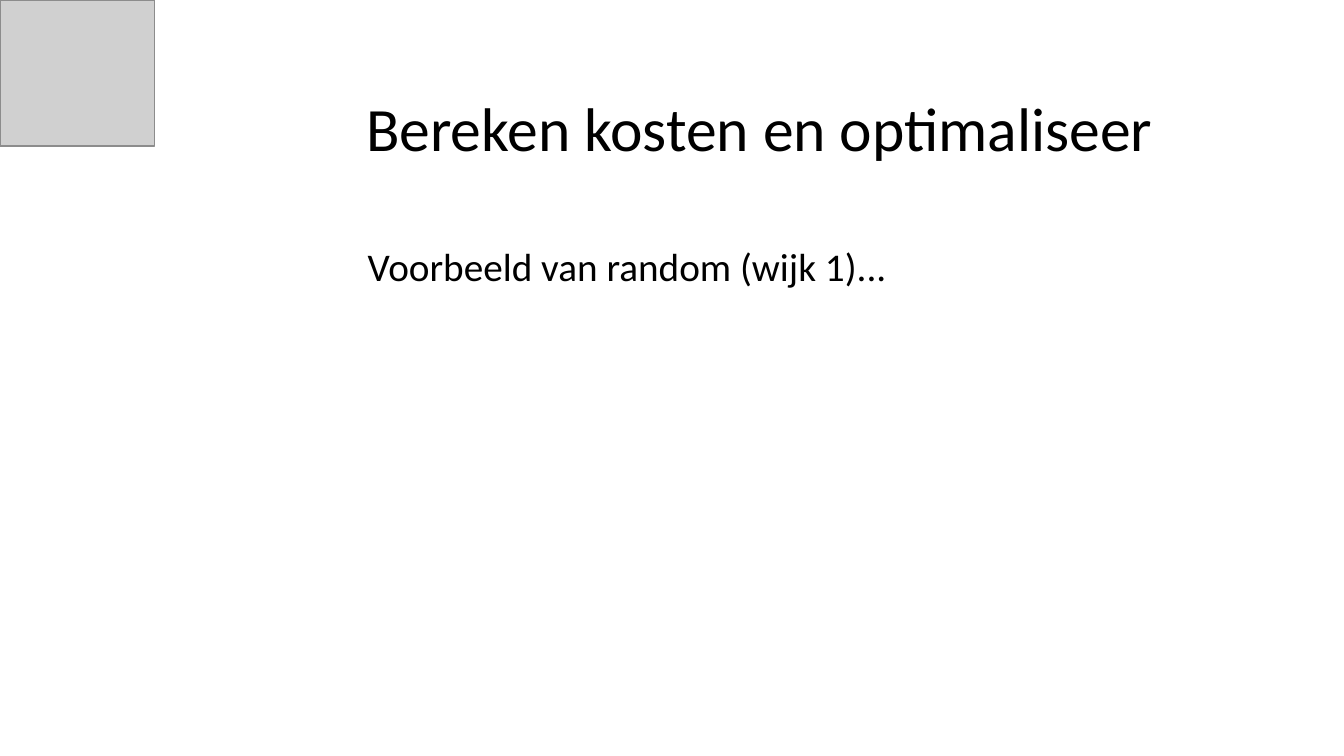
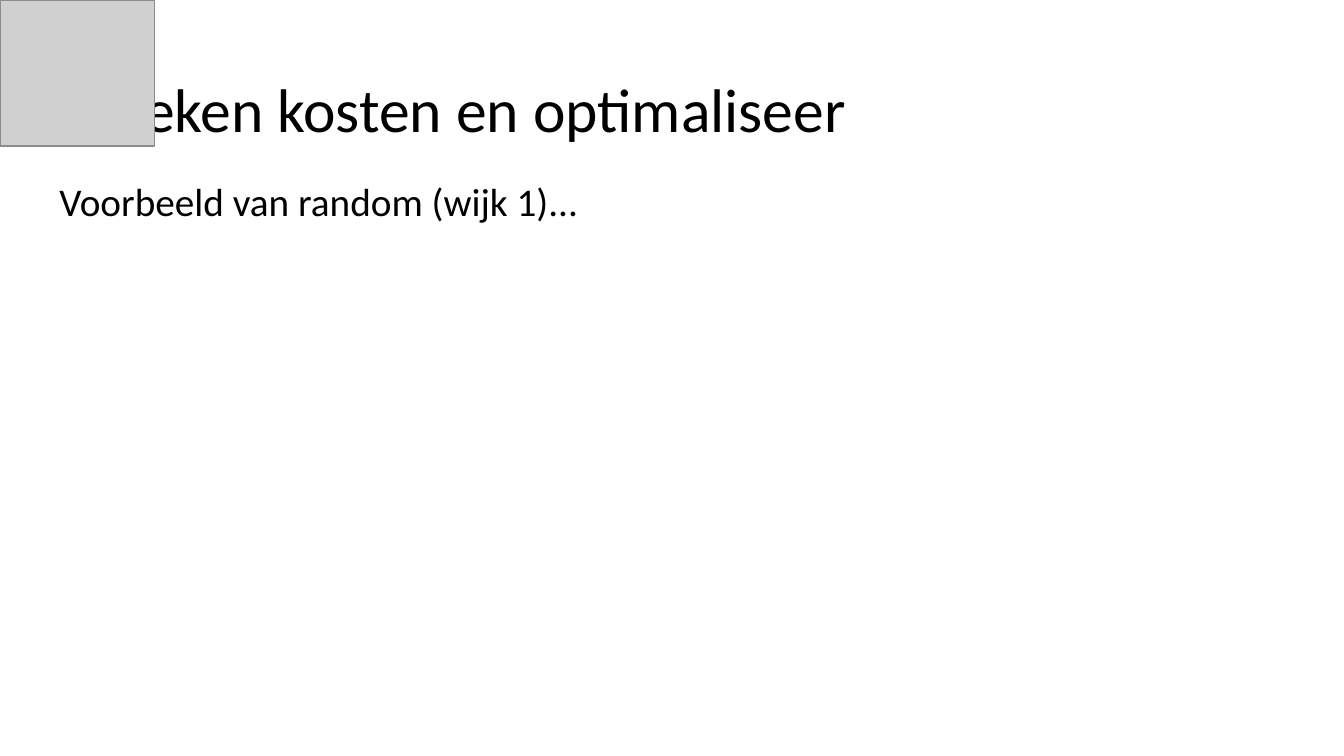
Before and after one commit to yoghurthoek/sunny_storage, a slide deck: slide 8 of Presentations/Presentatie 6 vrijdag 24 mei (eindpresentatie).pptx. Drawn at 1344x756 pixels with LibreOffice and Linux fonts; fonts in the diff are those of the drawing; grey boxes stand for pictures. Boxes give left, top, right and bottom in pixels: in the first picture for what was removed or moved away, otherwise in the second. Text is boxed around its words. In the diff, an @@ line names an element or a change of style, - is before the commit and + after.

```diff
--- a/Presentations/Presentatie 6 vrijdag 24 mei (eindpresentatie).pptx
+++ b/Presentations/Presentatie 6 vrijdag 24 mei (eindpresentatie).pptx
@@ title "Bereken kosten en optimaliseer" rewrapped from box(366, 108, 1152, 161) to box(59, 80, 845, 146) @@
@@ text "Voorbeeld van random (wijk 1)...": place and size @@
-text "Voorbeeld van random (wijk 1)..." at box(368, 252, 886, 288)
+text "Voorbeeld van random (wijk 1)..." at box(59, 187, 578, 223)
```
Also in this commit, not shown: 17 other slides changed, 1 slide added, 1 slide removed.
